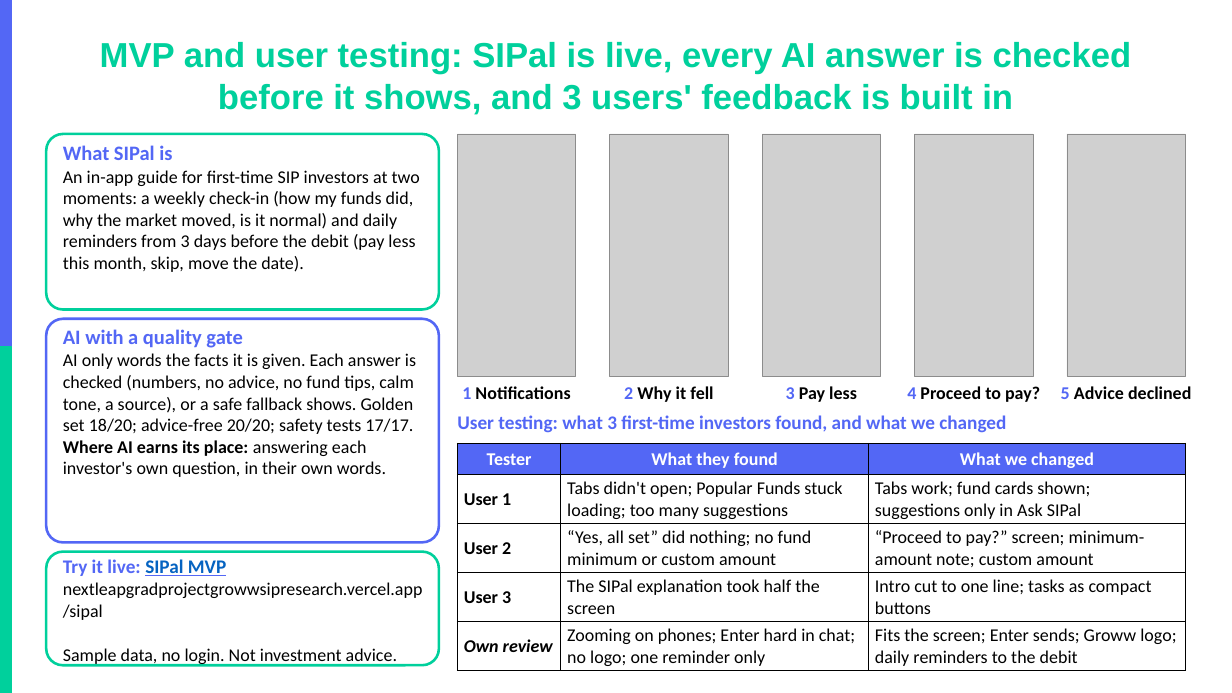
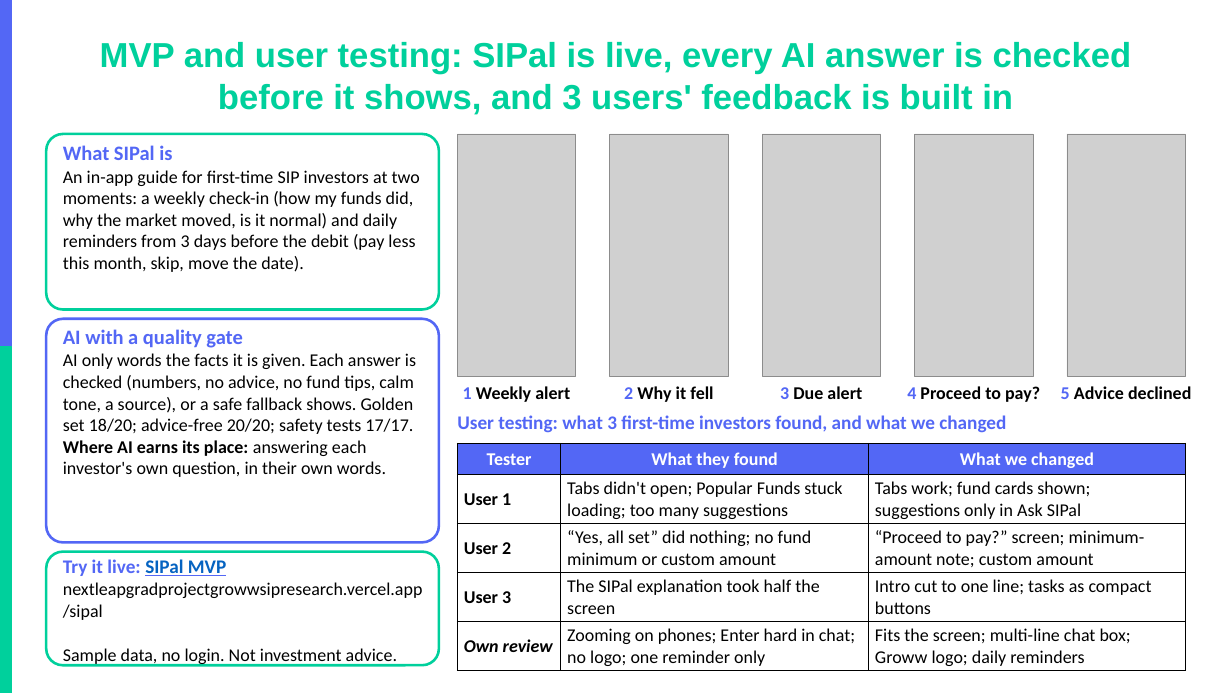
Before and after one commit to akarshita711/NEXTLEAP_GRAD_PROJECT_groww_SIP_research, a slide deck: slide 9 of deck/NL_Groww.pptx. Drawn at 1232x693 pixels with LibreOffice and Linux fonts; fonts in the diff are those of the drawing; grey boxes stand for pictures; background and template pictures are left out. Boxes give left, top, right and bottom in pixels: in the first picture for what was removed or moved away, otherwise in the second. Text is boxed around its words. In the diff, an @@ line names an element or a change of style, - is before the commit and + after.

```diff
--- a/deck/NL_Groww.pptx
+++ b/deck/NL_Groww.pptx
@@ text at box(463, 386, 570, 402): text changed @@
-1 Notifications
+1 Weekly alert
@@ text at box(780, 386, 862, 399): text changed @@
-3 Pay less
+3 Due alert
@@ table at box(457, 444, 1186, 670) @@
-row 5, column 3: Fits the screen; Enter sends; Groww logo; daily reminders to the debit
+row 5, column 3: Fits the screen; multi-line chat box; Groww logo; daily reminders
```
Also in this commit, not shown: 9 other files.
